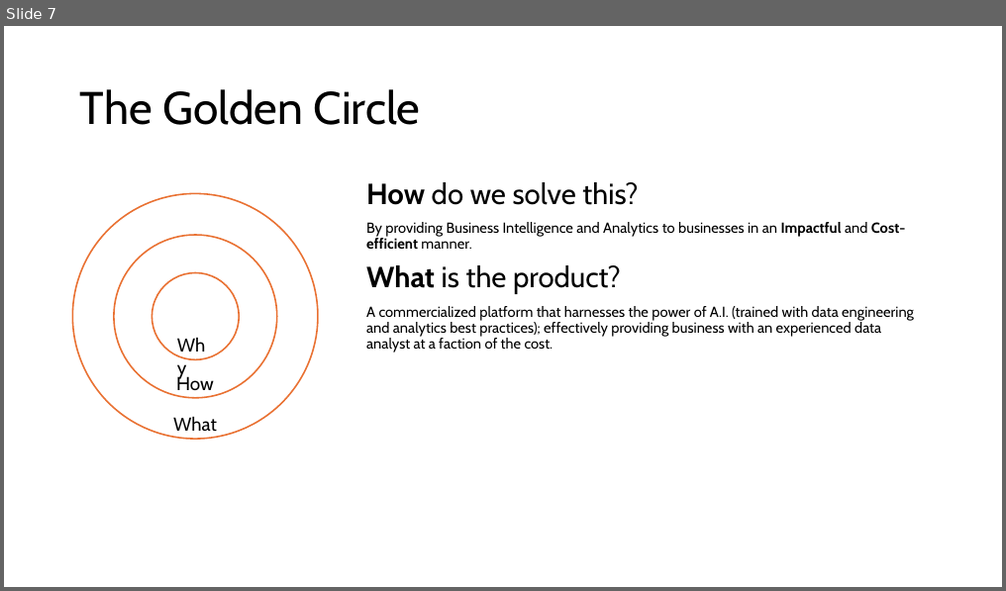
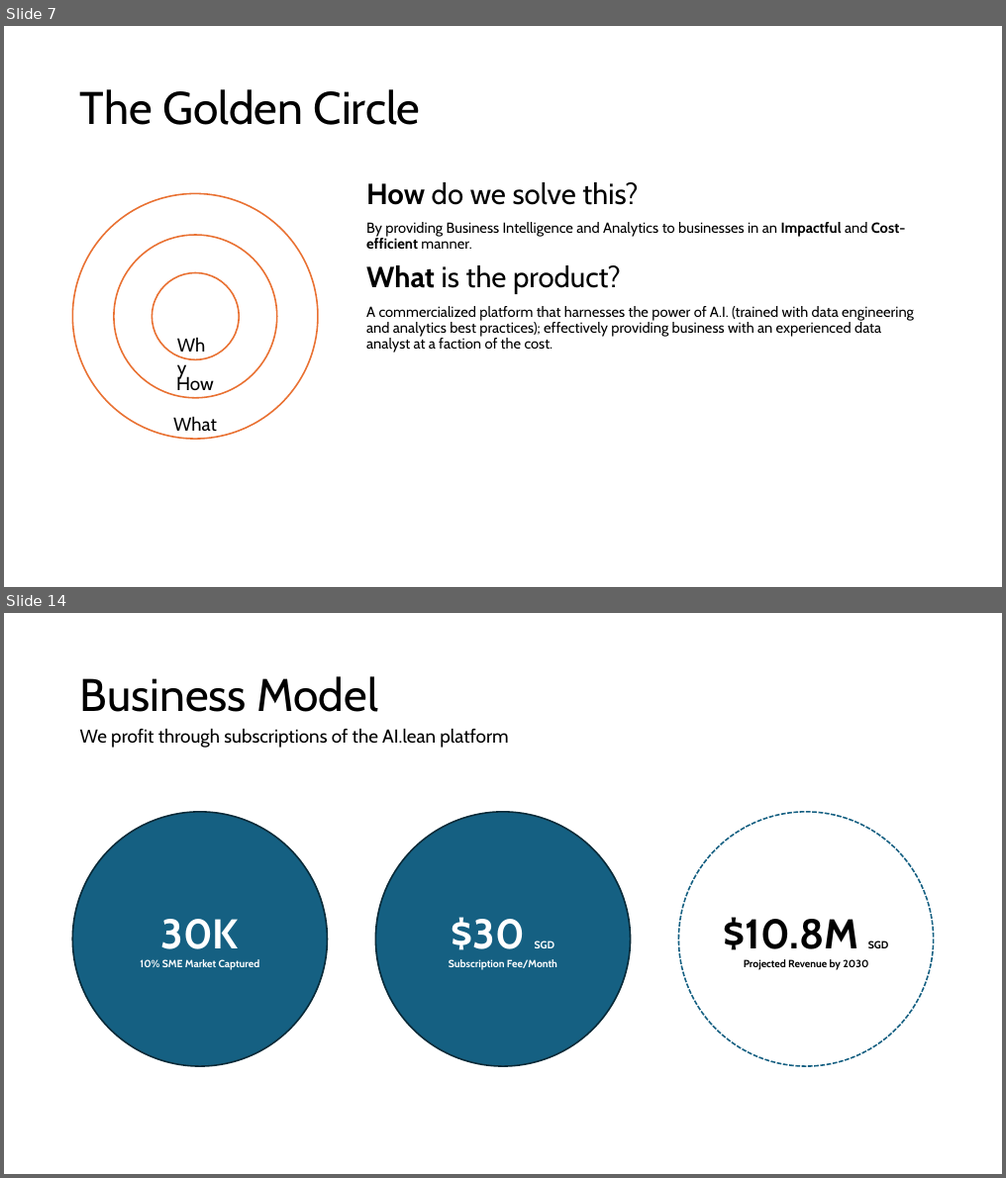
Before and after one commit to ryncii/SprintPOC, a slide deck: PitchDeck.pptx. Shown one above the other, each under a label of ours: slide 7 before the commit, slides 7 and 14 after it; the slides between them are not shown. The pictures are 1006x591 and 1006x1178 pixels, drawn with LibreOffice and Linux fonts; fonts in the diff are those of the drawing. Boxes give left, top, right and bottom in pixels: in the first picture for what was removed or moved away, otherwise in the second. Text is boxed around its words. In the diff, an @@ line names an element or a change of style, - is before the commit and + after.

```diff
--- a/PitchDeck.pptx
+++ b/PitchDeck.pptx
@@ slide 14 added at box(4, 613, 1002, 1174), background #FFFFFF @@
@@ title added at box(80, 676, 378, 712), 44 pt, text #000000 @@
+Business Model
@@ text added at box(80, 728, 508, 748), 18 pt, text #000000 @@
+We profit through subscriptions of the AI.lean platform
@@ ellipse added at box(73, 812, 328, 1066), fill #156082, outline #092A39 1.5 pt, 10 pt, text #FFFFFF, bold @@
+30K
+10% SME Market Captured
@@ ellipse added at box(376, 812, 631, 1066), fill #156082, outline #092A39 1.5 pt, 10 pt, text #FFFFFF, bold @@
+$30 SGD
+Subscription Fee/Month
@@ ellipse added at box(678, 812, 933, 1066), fill #FFFFFF, outline #156082 1.5 pt dashed, 10 pt, text #000000, bold @@
+$10.8M SGD
+Projected Revenue by 2030
```
Also in this commit, not shown: 5 slides changed, 13 other slides added, 2 slides removed, 1 other file.
